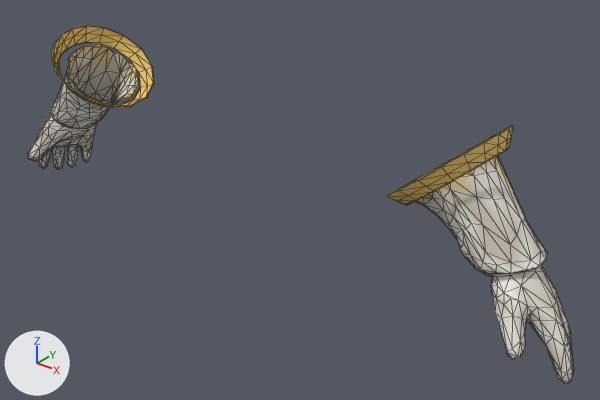
The glTF model assets_src/armor/aydor_0/cloth_b_hands.glb as it was, and as the next commit left it.
The view is the same before and after, from a camera (50 mm lens) standing at (0.955, -0.974, 1.67) and looking at (0.088, 0.11, 0.998). The axes (+X, +Y, +Z) are drawn at lower left. The lights are the same throughout. The older version comes first. Mesh edges are drawn as thin lines. Vertices at exactly the same position are counted once.

The scene before the commit, as lines of its bpy script (objects in view):
```python
mat_cloth = bpy.data.materials.new('cloth')
mat_cloth.use_nodes = True; mat_cloth.node_tree.nodes.clear()
_N = mat_cloth.node_tree.nodes; _L = mat_cloth.node_tree.links
n0 = _N.new('ShaderNodeBsdfPrincipled'); n0.name = 'Principled BSDF'
n0.inputs[2].default_value = 0.88  # 'Roughness'
n1 = _N.new('ShaderNodeOutputMaterial'); n1.name = 'Material Output'
n2 = _N.new('ShaderNodeVertexColor'); n2.name = 'Color Attribute'
_L.new(n0.outputs[0], n1.inputs[0])  # 'BSDF' to 'Surface'
_L.new(n2.outputs[0], n0.inputs[0])  # 'Color' to 'Base Color'
me_cloth_b_hands = bpy.data.meshes.new('cloth_b_hands')
me_cloth_b_hands.from_pydata(...)  # 851 vertices, 1555 faces; spans x -0.649..0.648, y -0.032..0.192, z 0.873..1.237
me_cloth_b_hands.materials.append(mat_cloth)
ob_cloth_b_hands = bpy.data.objects.new('cloth_b_hands', me_cloth_b_hands)
ob_cloth_b_hands.location = (0.0, 0.0, 0.0)
```
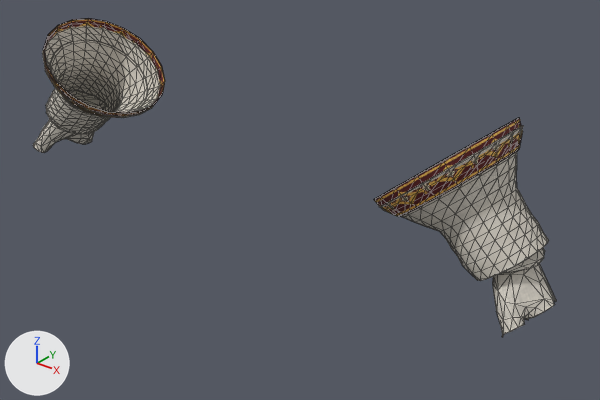
Where the change shows, as pixel boxes [x1, y1, x2, y2] in the pictures (600 x 400 px):
'cloth_b_hands', surface changed, reshaped (11% shorter): before [28, 25, 574, 383]; after [33, 18, 556, 337]
part 1 of me_cloth_b_hands, rebuilt (19% wider, 20% taller): before [52, 25, 154, 108]; after [43, 18, 165, 118]
part 2 of me_cloth_b_hands, rebuilt (18% wider, 26% taller): before [387, 126, 513, 205]; after [374, 117, 523, 217]
part 3 of me_cloth_b_hands, added: after [379, 126, 549, 281]
part 4 of me_cloth_b_hands, added: after [42, 26, 161, 134]
part 5 of me_cloth_b_hands, added: after [33, 90, 107, 153]
part 6 of me_cloth_b_hands, added: after [492, 248, 556, 337]
part 7 of me_cloth_b_hands, deleted: before [28, 43, 138, 169]
part 8 of me_cloth_b_hands, deleted: before [415, 156, 574, 383]

What changed in the scene script:
```text
Add img_band_n_png:
    img_band_n_png = load_image('band_n.png', '../textures/band_n.png', 256, 128, 'Non-Color')
Add img_band_orm_png:
    img_band_orm_png = load_image('band_orm.png', '../textures/band_orm.png', 256, 128, 'Non-Color')
Add img_band_c_png:
    img_band_c_png = load_image('band_c.png', '../textures/band_c.png', 256, 128, 'sRGB')
Add img_cloth_n_png:
    img_cloth_n_png = load_image('cloth_n.png', '../textures/cloth_n.png', 256, 256, 'Non-Color')
Add img_cloth_orm_png:
    img_cloth_orm_png = load_image('cloth_orm.png', '../textures/cloth_orm.png', 256, 256, 'Non-Color')
Add img_cloth_c_png:
    img_cloth_c_png = load_image('cloth_c.png', '../textures/cloth_c.png', 256, 256, 'sRGB')
Change mat_cloth:
    remove # nodes: BsdfPrincipled, OutputMaterial, VertexColor
    nodes: BsdfPrincipled, Mix, NormalMap, OutputMaterial, SeparateColor, TexImage x3, VertexColor
    uses the picture img_cloth_c_png
    uses the picture img_cloth_n_png
    uses the picture img_cloth_orm_png
Add mat_band:
    mat_band = bpy.data.materials.new('band')
    # uses the picture img_band_c_png
    # uses the picture img_band_n_png
    # uses the picture img_band_orm_png
Change me_cloth_b_hands:
    used by ob_cloth_b_hands; location = (0.0, 0.0, 0.0)
    remove me_cloth_b_hands.from_pydata(...)  # 851 vertices, 1555 faces; spans x -0.649..0.648, y -0.032..0.192, z 0.873..1.237
    add me_cloth_b_hands.from_pydata(...)  # 1212 vertices, 2132 faces; spans x -0.601..0.601, y -0.053..0.21, z 0.948..1.253
    me_cloth_b_hands part 1: the loose piece of 80 vertices spanning x -0.484..-0.322, y -0.032..0.192, z 1.095..1.237 is rebuilt with 100 vertices and now spans x -0.501..-0.302, y -0.052..0.209, z 1.075..1.253, in mat_band
    me_cloth_b_hands part 2: the loose piece of 80 vertices spanning x 0.321..0.484, y -0.032..0.192, z 1.094..1.237 is rebuilt with 100 vertices and now spans x 0.301..0.501, y -0.053..0.21, z 1.074..1.253, in mat_band
    me_cloth_b_hands part 3: a new loose piece of 280 vertices spanning x 0.31..0.568, y -0.05..0.207, z 1.003..1.242, in mat_cloth
    me_cloth_b_hands part 4: a new loose piece of 280 vertices spanning x -0.568..-0.311, y -0.05..0.206, z 1.003..1.242, in mat_cloth
    me_cloth_b_hands part 5: a new loose piece of 227 vertices spanning x -0.601..-0.47, y -0.009..0.142, z 0.95..1.089, in mat_cloth
    me_cloth_b_hands part 6: a new loose piece of 225 vertices spanning x 0.469..0.601, y -0.008..0.143, z 0.948..1.088, in mat_cloth
    me_cloth_b_hands part 7: 348 vertices removed from x -0.649..-0.356, y -0.017..0.16, z 0.873..1.201
    me_cloth_b_hands part 8: 343 vertices removed from x 0.356..0.648, y -0.017..0.16, z 0.873..1.205
    add me_cloth_b_hands.materials.append(mat_band)
```
